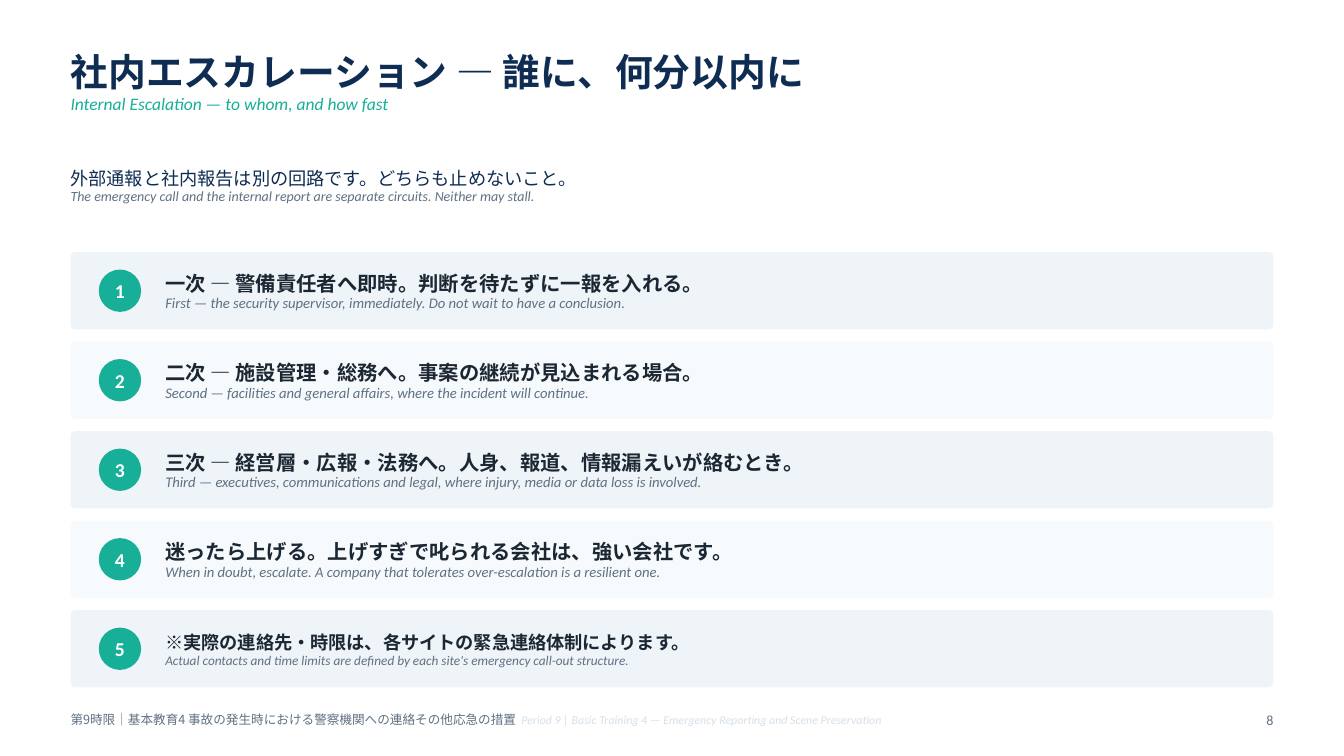
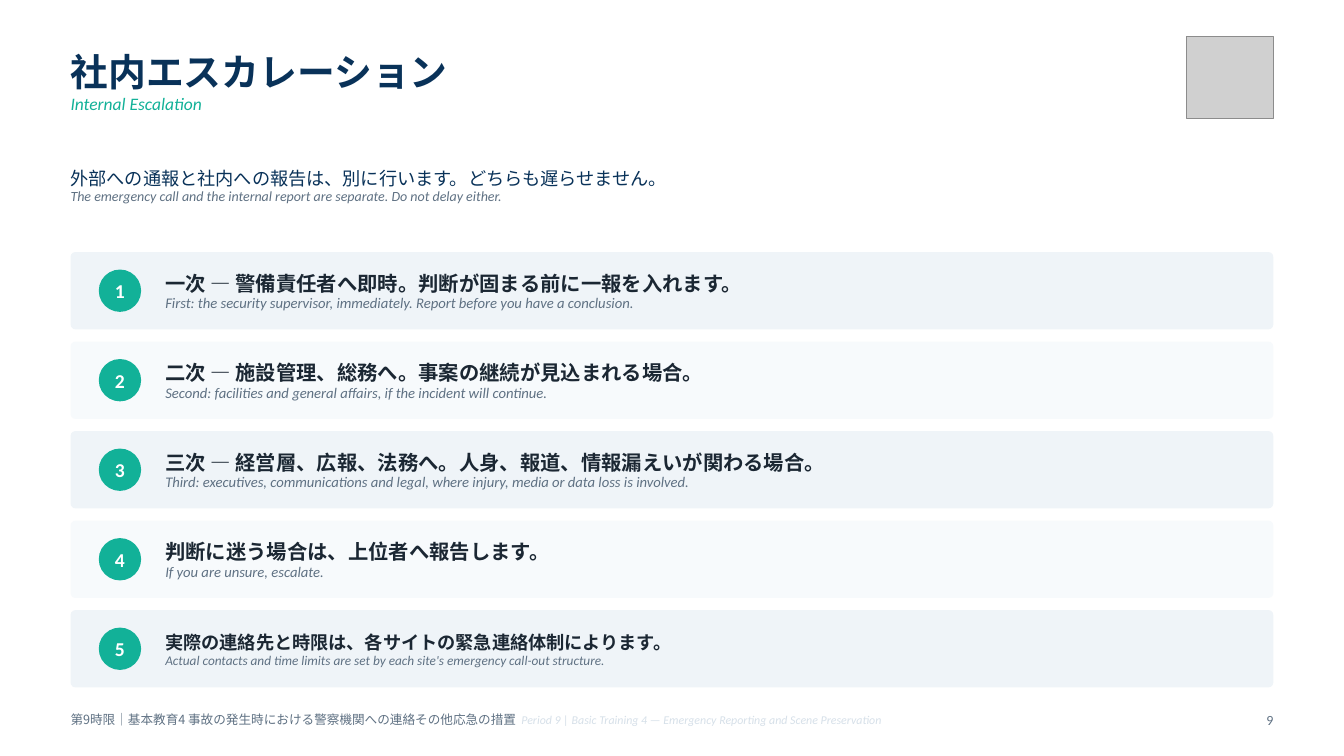
Before and after one commit to hrsmhiroshi-cpu/Training-, a slide deck: slide 9 of decks/05_9限_通報と現場保存.pptx (slide 8 before the commit). Drawn at 1344x756 pixels with LibreOffice and Linux fonts; fonts in the diff are those of the drawing; grey boxes stand for pictures. Boxes give left, top, right and bottom in pixels: in the first picture for what was removed or moved away, otherwise in the second. Text is boxed around its words. In the diff, an @@ line names an element or a change of style, - is before the commit and + after.

```diff
--- a/decks/05_9限_通報と現場保存.pptx
+++ b/decks/05_9限_通報と現場保存.pptx
@@ text at (x1=71, y1=54, x2=448, y2=110): text changed; text colour #17AF98 to #12B198 @@
-社内エスカレーション ― 誰に、何分以内に
-Internal Escalation — to whom, and how fast
+社内エスカレーション
+Internal Escalation
@@ picture added at (x1=1187, y1=36, x2=1273, y2=118) @@
@@ text at (x1=71, y1=169, x2=667, y2=204): text changed @@
-外部通報と社内報告は別の回路です。どちらも止めないこと。
-The emergency call and the internal report are separate circuits. Neither may stall.
+外部への通報と社内への報告は、別に行います。どちらも遅らせません。
+The emergency call and the internal report are separate. Do not delay either.
@@ text at (x1=165, y1=273, x2=741, y2=311): text changed @@
-一次 ― 警備責任者へ即時。判断を待たずに一報を入れる。
-First — the security supervisor, immediately. Do not wait to have a conclusion.
+一次 ― 警備責任者へ即時。判断が固まる前に一報を入れます。
+First: the security supervisor, immediately. Report before you have a conclusion.
@@ text at (x1=165, y1=362, x2=703, y2=401): text changed @@
-二次 ― 施設管理・総務へ。事案の継続が見込まれる場合。
-Second — facilities and general affairs, where the incident will continue.
+二次 ― 施設管理、総務へ。事案の継続が見込まれる場合。
+Second: facilities and general affairs, if the incident will continue.
@@ text at (x1=165, y1=452, x2=824, y2=490): text changed @@
-三次 ― 経営層・広報・法務へ。人身、報道、情報漏えいが絡むとき。
-Third — executives, communications and legal, where injury, media or data loss is involved.
+三次 ― 経営層、広報、法務へ。人身、報道、情報漏えいが関わる場合。
+Third: executives, communications and legal, where injury, media or data loss is involved.
@@ text at (x1=165, y1=541, x2=549, y2=579): text changed @@
-迷ったら上げる。上げすぎで叱られる会社は、強い会社です。
-When in doubt, escalate. A company that tolerates over-escalation is a resilient one.
+判断に迷う場合は、上位者へ報告します。
+If you are unsure, escalate.
@@ text at (x1=165, y1=633, x2=671, y2=667): text changed @@
-※実際の連絡先・時限は、各サイトの緊急連絡体制によります。
-Actual contacts and time limits are defined by each site's emergency call-out structure.
+実際の連絡先と時限は、各サイトの緊急連絡体制によります。
+Actual contacts and time limits are set by each site's emergency call-out structure.
@@ text at (x1=1266, y1=716, x2=1273, y2=725): text changed @@
-8
+9
```
Also in this commit, not shown: 9 other slides changed, 1 slide added, 16 other files.
